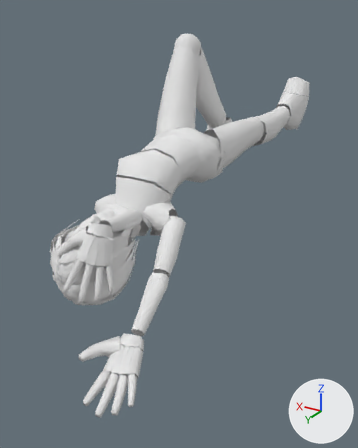
One commit to the OBJ model js/res/tesla/recovery3.obj: the scene before it, then after it.
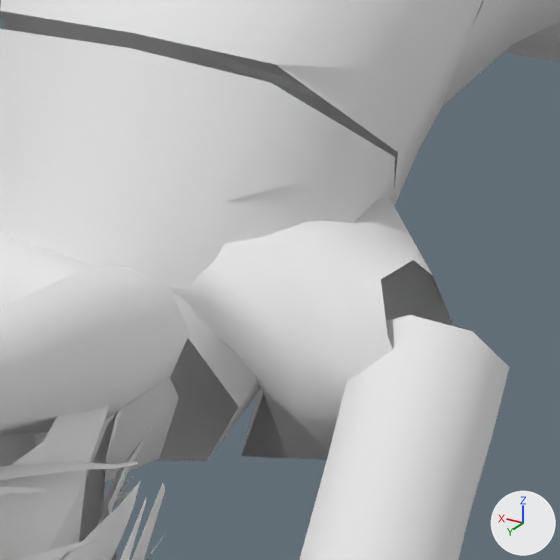
There are two pictures of each version: one whole from a camera (50 mm lens) standing at (-0.917, 2.443, 0.593) and looking at (-0.024, 0.956, -0.15), one close up on the part from 33% to 54% of the width and 39% to 56% of the height. The axes (+X, +Y, +Z) are drawn at lower right. The lights are the same throughout. Where no turn or scale is listed for an object, it has been applied to the vertices. Vertices at the same position are counted once.

The older version as bpy lines, for what is in view:
```python
me_geo_hair_proxy_hair_proxy = bpy.data.meshes.new('GEO-hair_proxy_hair_proxy')
me_geo_hair_proxy_hair_proxy.from_pydata(...)  # 1204 vertices, 794 faces; spans x -0.12..0.111, y 1.241..1.565, z -0.23..0.022
me_geo_hair_proxy_hair_proxy.materials.append(mat_none_none)  # white #e7e7e7
me_geo_head_proxy_head_proxy = bpy.data.meshes.new('GEO-head_proxy_head_proxy')
me_geo_head_proxy_head_proxy.from_pydata(...)  # 2315 vertices, 2262 faces; spans x -0.098..0.098, y 1.289..1.529, z -0.2..0.04
me_geo_head_proxy_head_proxy.materials.append(mat_none_sintel_skin_diff_jpg)  # its picture is missing
me_geo_sintel_proxy_sintel_proxy = bpy.data.meshes.new('GEO-sintel_proxy_sintel_proxy')
me_geo_sintel_proxy_sintel_proxy.from_pydata(...)  # 1122 vertices, 964 faces; spans x -0.34..0.18, y -0.13..1.74, z -0.34..0.51
me_geo_sintel_proxy_sintel_proxy.materials.append(mat_none_none)  # white #e7e7e7
ob_geo_hair_proxy_hair_proxy = bpy.data.objects.new('GEO-hair_proxy_hair_proxy', me_geo_hair_proxy_hair_proxy)
ob_geo_hair_proxy_hair_proxy.location = (0.0, 0.0, 0.0)
ob_geo_head_proxy_head_proxy = bpy.data.objects.new('GEO-head_proxy_head_proxy', me_geo_head_proxy_head_proxy)
ob_geo_head_proxy_head_proxy.location = (0.0, 0.0, 0.0)
ob_geo_sintel_proxy_sintel_proxy = bpy.data.objects.new('GEO-sintel_proxy_sintel_proxy', me_geo_sintel_proxy_sintel_proxy)
ob_geo_sintel_proxy_sintel_proxy.location = (0.0, 0.0, 0.0)
```
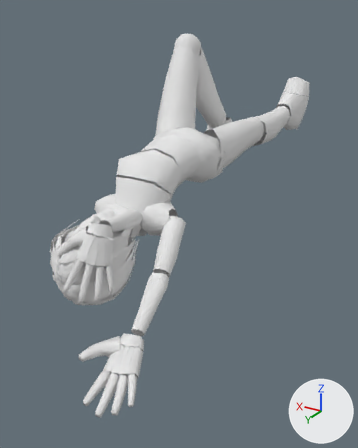
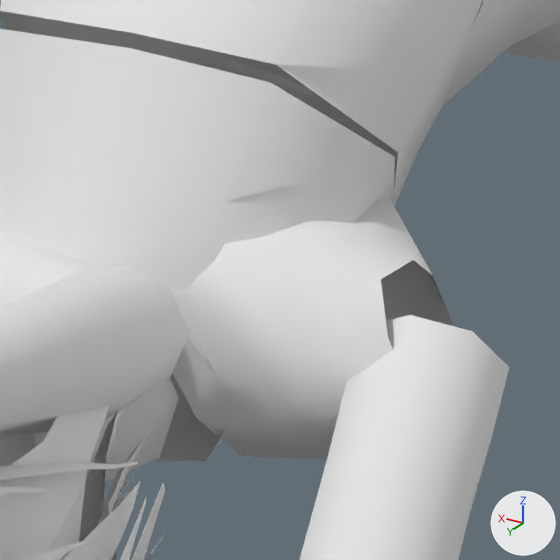
Commit message: Add recovery position files

Boxes [x1, y1, x2, y2] around the edits, measured in the close-ups (560 x 560 px; the box of a moved part takes in the faces that stretch with it):
```json
{"part": 1, "of": "me_geo_sintel_proxy_sintel_proxy", "change": "moved or reshaped", "before": [172, 292, 329, 460], "after": [172, 292, 329, 460]}
```

Scene script edits in JSON lines:
```json
{"block": "me_geo_sintel_proxy_sintel_proxy", "where": "me_geo_sintel_proxy_sintel_proxy.from_pydata(...)  # 1122 vertices, 964 faces; spans x -0.34..0.18, y -0.13..1.74, z -0.34..0.51"}
{"block": "me_geo_sintel_proxy_sintel_proxy", "where": "# used by ob_geo_sintel_proxy_sintel_proxy; location = (0.0, 0.0, 0.0)"}
{"block": "me_geo_sintel_proxy_sintel_proxy", "change": "me_geo_sintel_proxy_sintel_proxy part 1"}
{"op": "set", "path": "me_geo_sintel_proxy_sintel_proxy.vertices[311].co", "old": "(0.07, 1.18, -0.03)", "new": "(0.06, 1.24, -0.06)"}
{"op": "set", "path": "me_geo_sintel_proxy_sintel_proxy.vertices[541].co", "old": "(0.08, 1.22, -0.05)", "new": "(0.08, 1.23, -0.05)"}
{"op": "set", "path": "me_geo_sintel_proxy_sintel_proxy.vertices[887].co", "old": "(-0.07, 1.18, -0.03)", "new": "(-0.06, 1.24, -0.06)", "note": "not seen -> pixel (196, 417)"}
{"op": "set", "path": "me_geo_sintel_proxy_sintel_proxy.vertices[1119].co", "old": "(-0.08, 1.22, -0.05)", "new": "(-0.08, 1.23, -0.05)", "note": "pixel (261, 388) -> pixel (246, 417)"}
```
